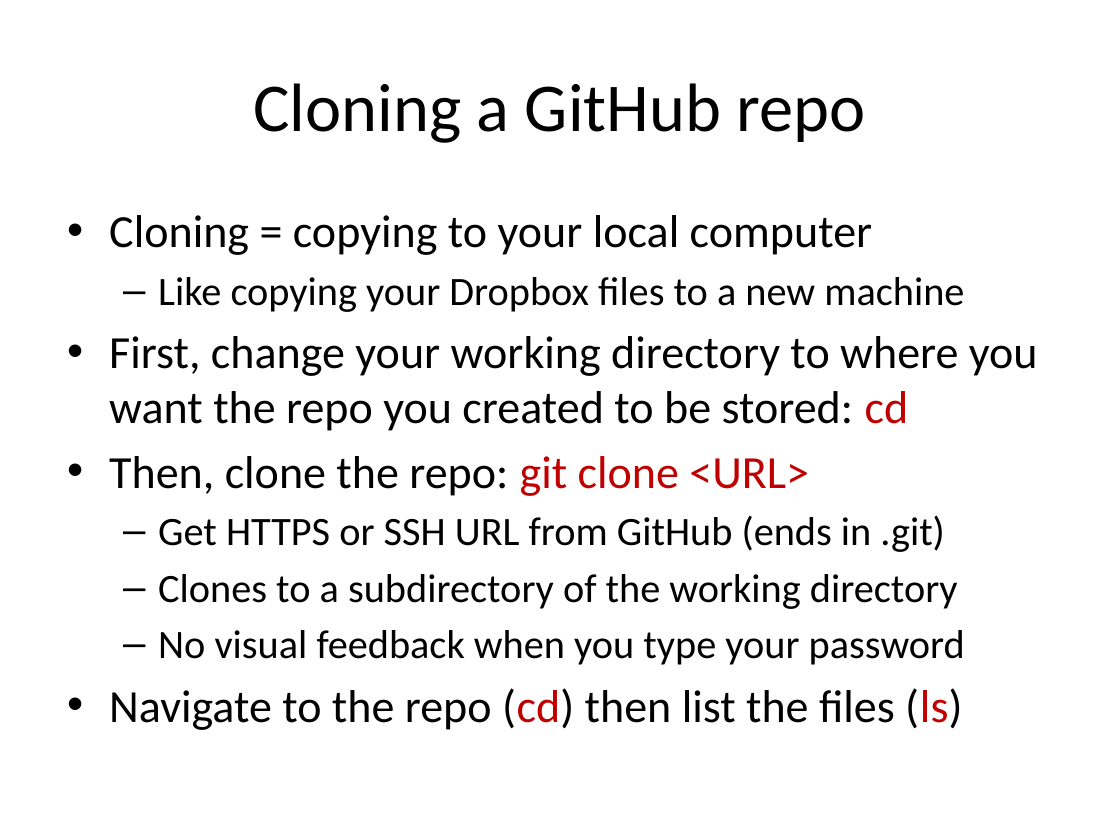
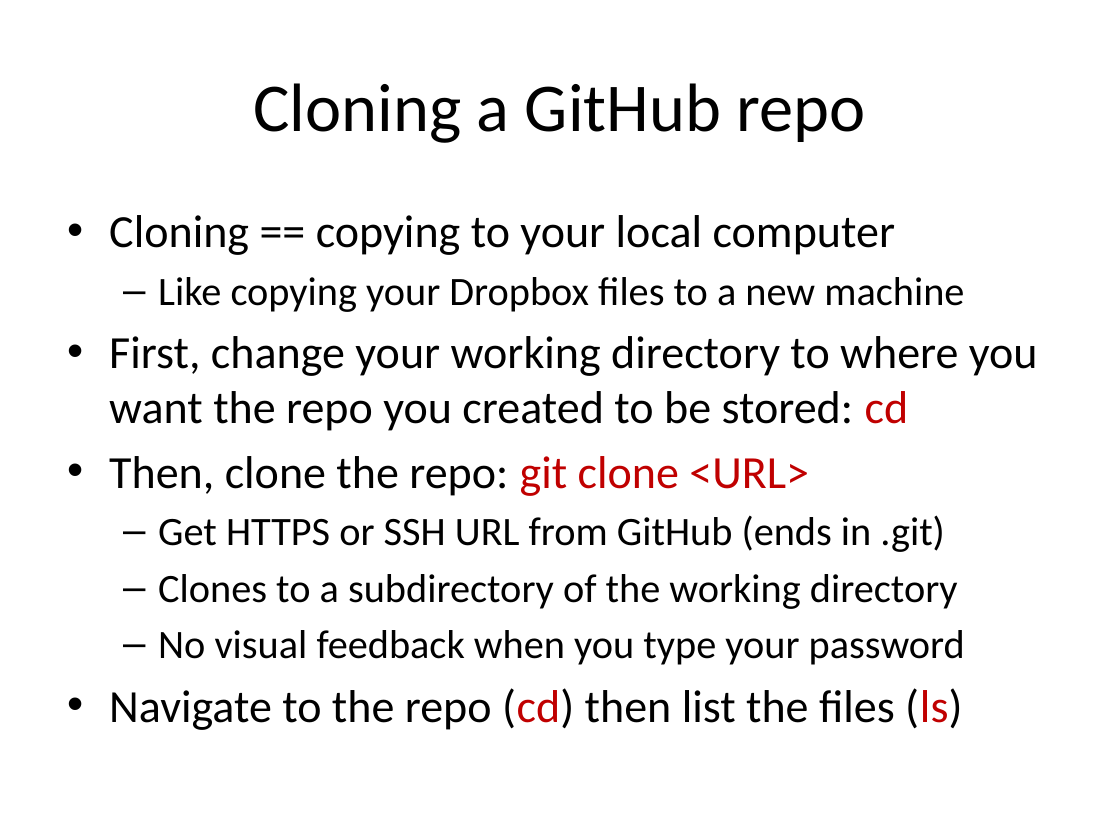
Before and after one commit to sinanuozdemir/SF_DAT_15, a slide deck: slide 18 of slides/01_git_github.pptx. Drawn at 1120x840 pixels with LibreOffice and Linux fonts; fonts in the diff are those of the drawing. Boxes give left, top, right and bottom in pixels: in the first picture for what was removed or moved away, otherwise in the second. Text is boxed around its words. In the diff, an @@ line names an element or a change of style, - is before the commit and + after.

```diff
--- a/slides/01_git_github.pptx
+++ b/slides/01_git_github.pptx
@@ text at bbox=[109, 215, 895, 255]: text changed @@
-• Cloning = copying to your local computer
+• Cloning == copying to your local computer
```
Also in this commit, not shown: 3 other slides changed, 2 other files.
